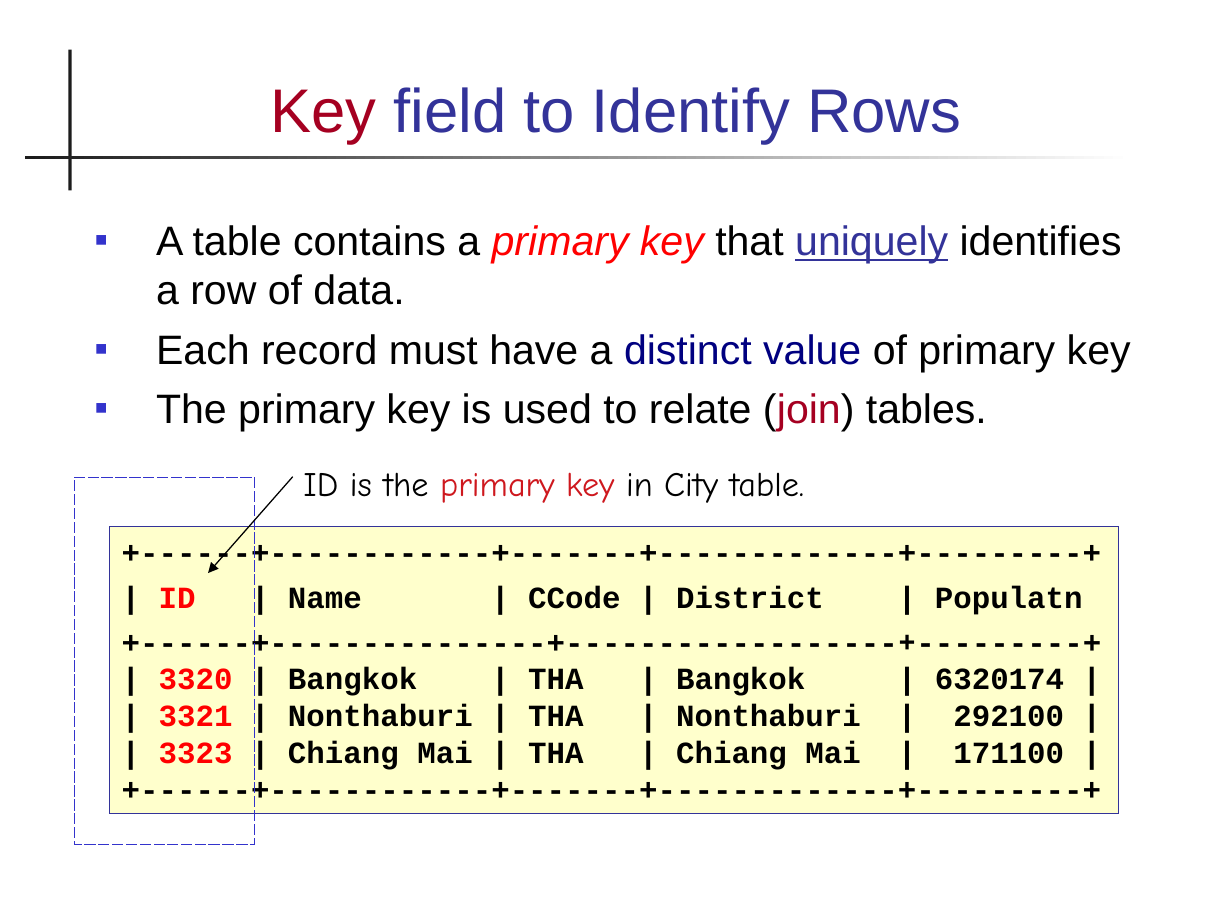
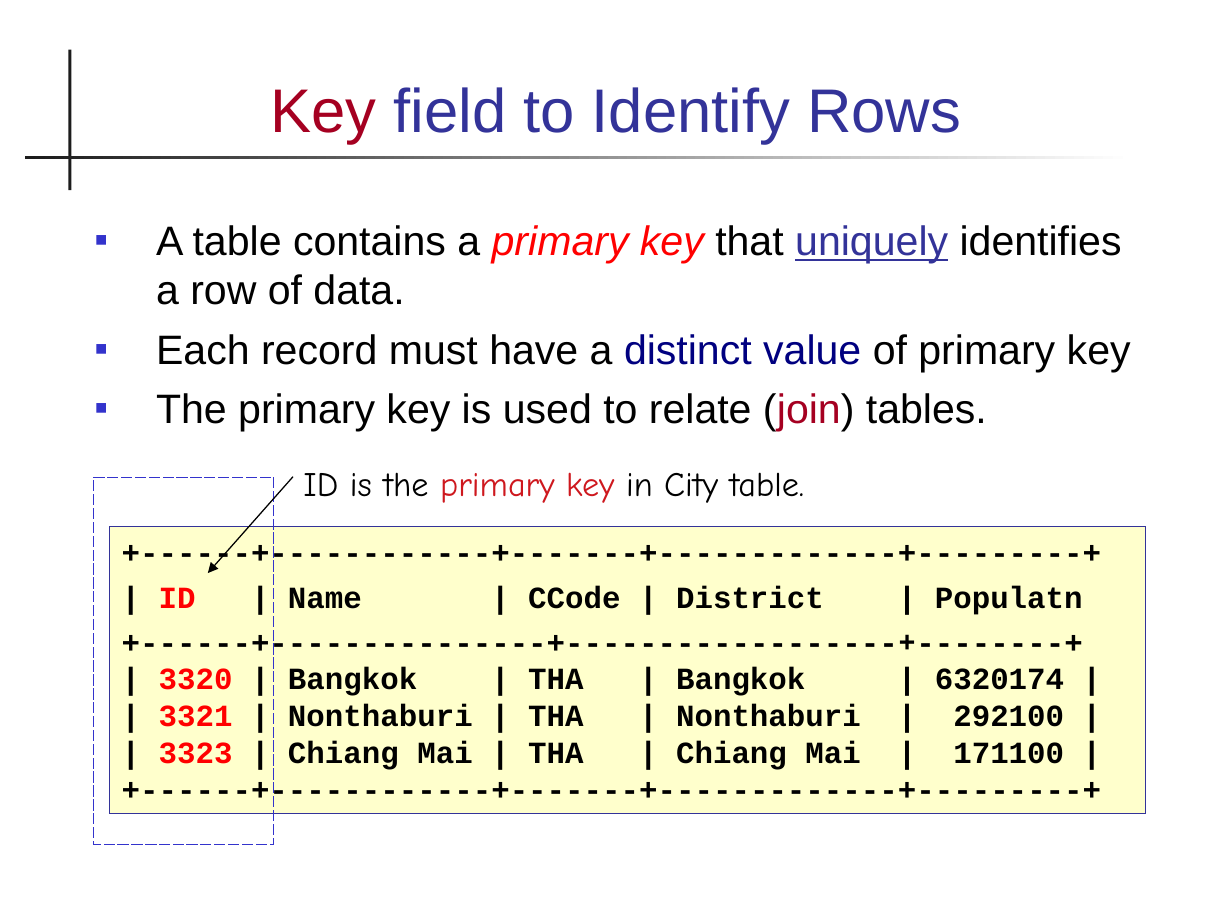
Before and after one commit to cpske/ISP, a slide deck: slide 5 of database/Database-Basics.ppt. Drawn at 1232x924 pixels with LibreOffice and Linux fonts; fonts in the diff are those of the drawing. Boxes give left, top, right and bottom in pixels: in the first picture for what was removed or moved away, otherwise in the second. Text is boxed around its words. In the diff, an @@ line names an element or a change of style, - is before the commit and + after.

```diff
--- a/database/Database-Basics.ppt
+++ b/database/Database-Basics.ppt
@@ rectangle: place and size @@
-rectangle at [74,477,254,844]
+rectangle at [94,477,274,844]
@@ text in rectangle at [110,526,1146,813]: text changed @@
-+------+---------------+------------------+---------+
++------+---------------+------------------+--------+
@@ rectangle "+------+------------+-------+-------------+---------+": place and size @@
-rectangle "+------+------------+-------+-------------+---------+" at [110,526,1119,813]
+rectangle "+------+------------+-------+-------------+---------+" at [110,526,1146,813]
```
Also in this commit, not shown: 5 other slides changed, 2 slides added, 1 slide removed, 2 other files.
